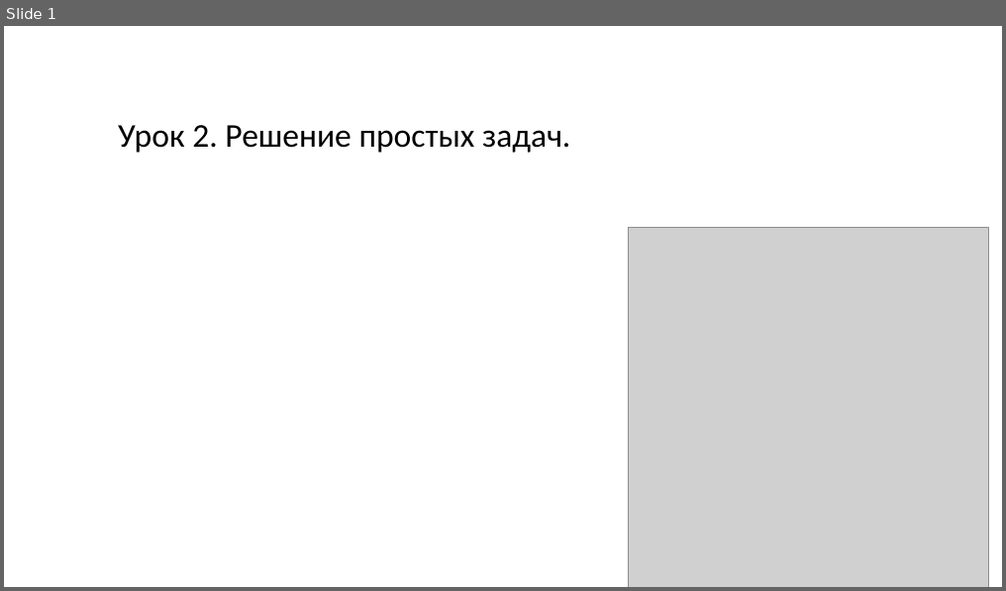
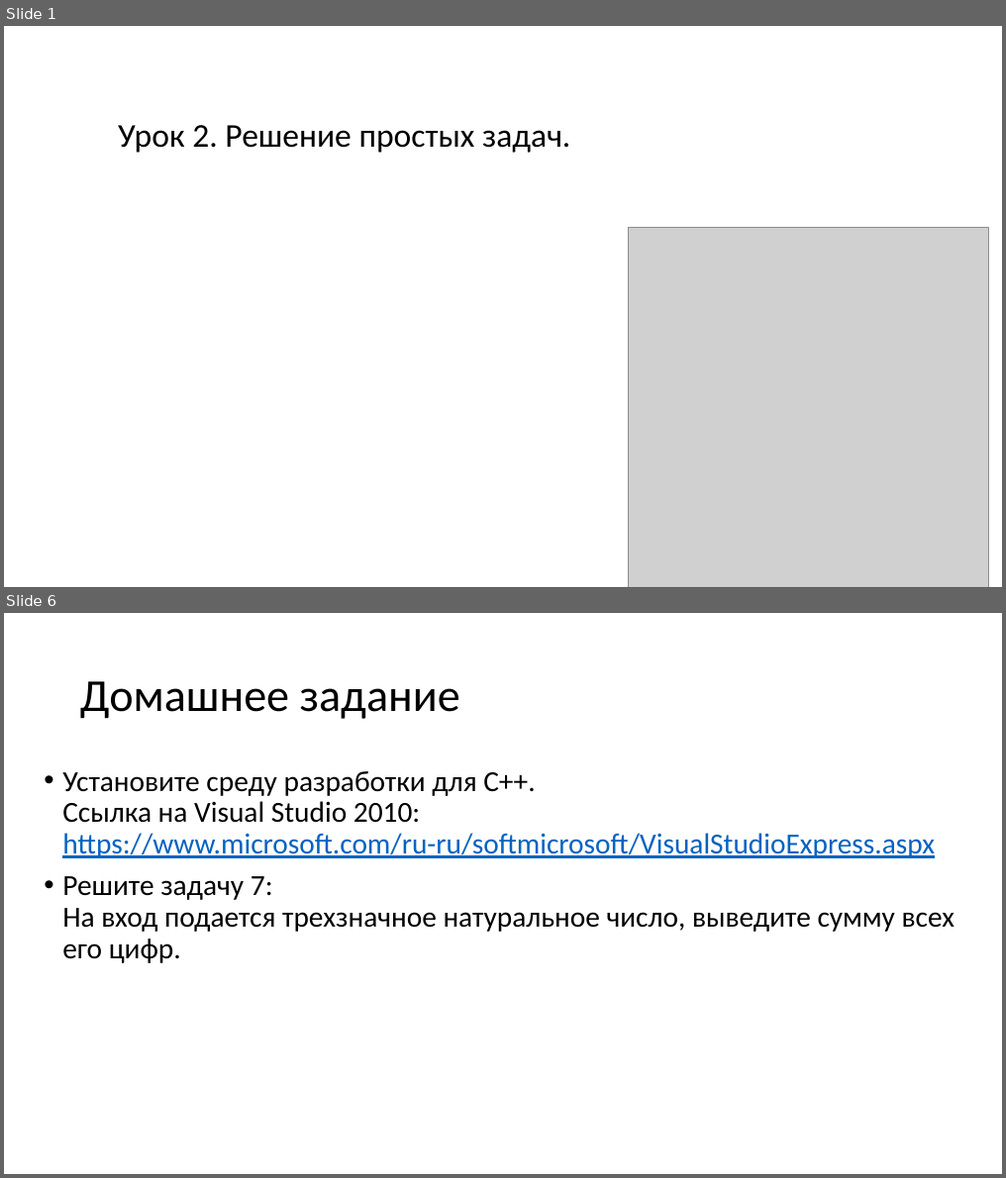
Before and after one commit to Klapeyron5/C-lessons-for-schoolchild-beginners, a slide deck: Урок 2/Урок 2.pptx. Shown one above the other, each under a label of ours: slide 1 before the commit, slides 1 and 6 after it; the slides between them are not shown. The pictures are 1006x591 and 1006x1178 pixels, drawn with LibreOffice and Linux fonts; fonts in the diff are those of the drawing; grey boxes stand for pictures. Boxes give left, top, right and bottom in pixels: in the first picture for what was removed or moved away, otherwise in the second. Text is boxed around its words. In the diff, an @@ line names an element or a change of style, - is before the commit and + after.

```diff
--- a/Урок 2/Урок 2.pptx
+++ b/Урок 2/Урок 2.pptx
@@ slide 6 added at (4,613,1002,1174), background #FFFFFF @@
@@ title added at (80,681,460,719), 44 pt, text #000000 @@
+Домашнее задание
@@ text added at (62,771,955,963), 28 pt, text #000000 @@
+• Установите среду разработки для C++.
+  Ссылка на Visual Studio 2010:
+  https://www.microsoft.com/ru-ru/softmicrosoft/VisualStudioExpress.aspx
+• Решите задачу 7:
+  На вход подается трехзначное натуральное число, выведите сумму всех его цифр.
```
Also in this commit, not shown: 1 slide changed, 3 other slides added, 2 slides removed, 3 other files.
